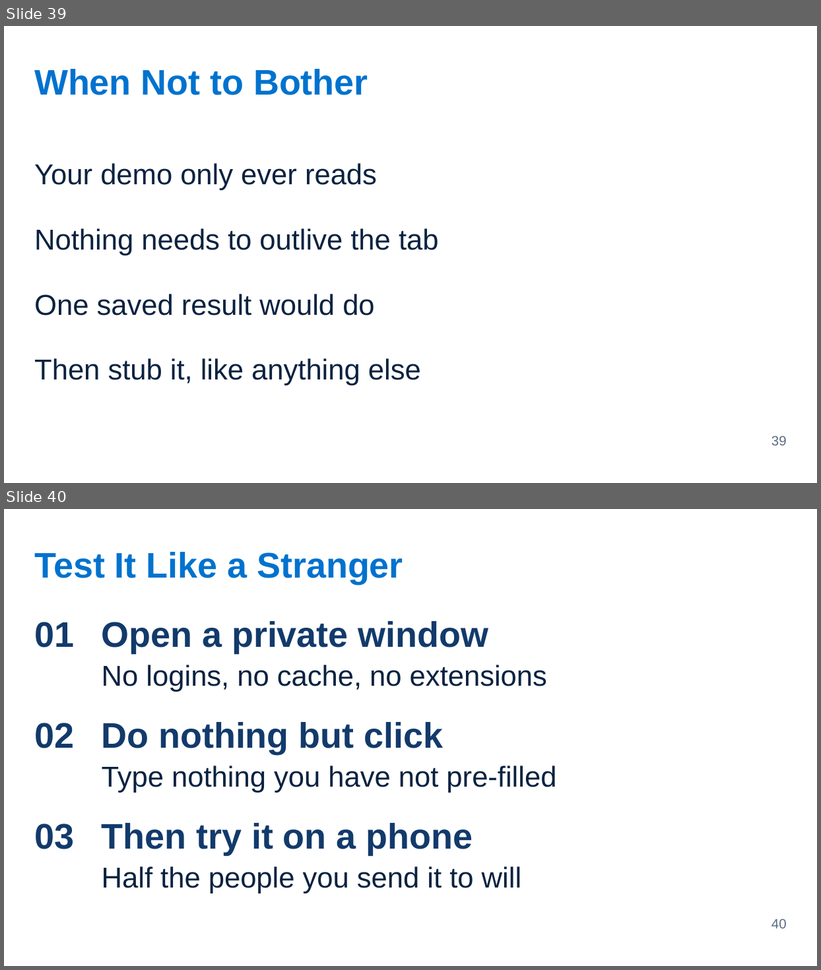
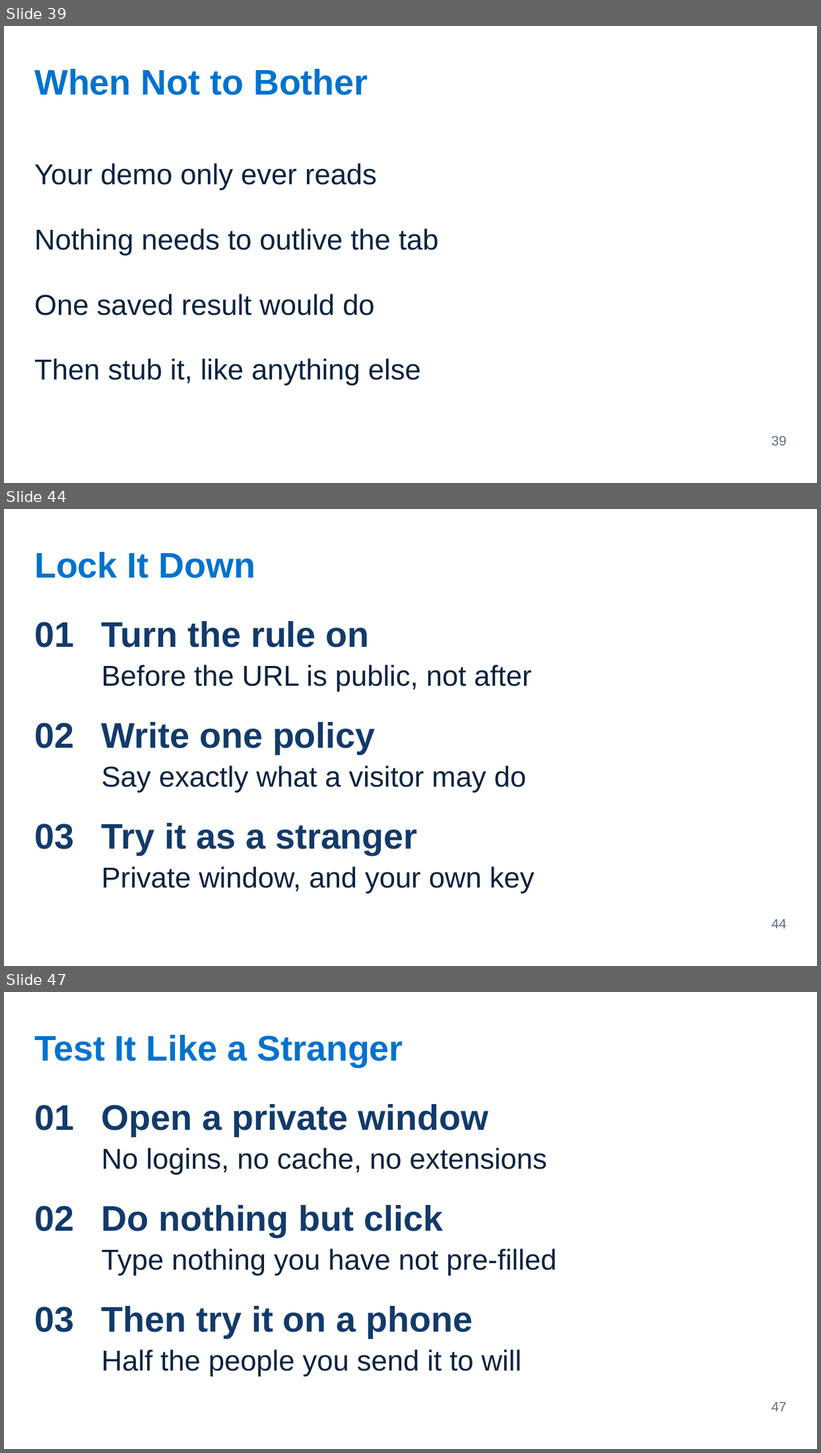
Before and after one commit to Victor-Palacios/SLaiDES, a slide deck: examples/pptx/immersion-2-3-making-it-demoable.pptx. Shown one above the other, each under a label of ours: slides 39 and 40 before the commit, slides 39, 44 and 47 after it; the slides between them are not shown. The pictures are 821x970 and 821x1453 pixels, drawn with LibreOffice and Linux fonts; fonts in the diff are those of the drawing. Boxes give left, top, right and bottom in pixels: in the first picture for what was removed or moved away, otherwise in the second. Text is boxed around its words. In the diff, an @@ line names an element or a change of style, - is before the commit and + after.

```diff
--- a/examples/pptx/immersion-2-3-making-it-demoable.pptx
+++ b/examples/pptx/immersion-2-3-making-it-demoable.pptx
@@ slide 44 added at [4, 509, 817, 966], background #FFFFFF @@
@@ text added at [34, 552, 256, 578], 42 pt, text #0072CE, bold @@
+Lock It Down
@@ text added at [34, 622, 74, 648], 42 pt, text #123A6B, bold @@
+01
@@ text added at [102, 621, 370, 648], 42 pt, text #123A6B, bold @@
+Turn the rule on
@@ text added at [102, 665, 531, 692], 34 pt, text #0A2240 @@
+Before the URL is public, not after
@@ text added at [34, 723, 74, 749], 42 pt, text #123A6B, bold @@
+02
@@ text added at [102, 722, 376, 755], 42 pt, text #123A6B, bold @@
+Write one policy
@@ text added at [102, 766, 527, 793], 34 pt, text #0A2240 @@
+Say exactly what a visitor may do
@@ text added at [34, 824, 74, 850], 42 pt, text #123A6B, bold @@
+03
@@ text added at [102, 823, 418, 855], 42 pt, text #123A6B, bold @@
+Try it as a stranger
@@ text added at [102, 867, 535, 894], 34 pt, text #0A2240 @@
+Private window, and your own key
@@ page number added at [772, 920, 787, 929], 16 pt, text #5B6B82 @@
+44
@@ what was slide 40 is now slide 47 @@
@@ page number at [772, 1403, 787, 1412]: text changed @@
-40
+47
```
Also in this commit, not shown: 6 other slides added, 7 other files.
